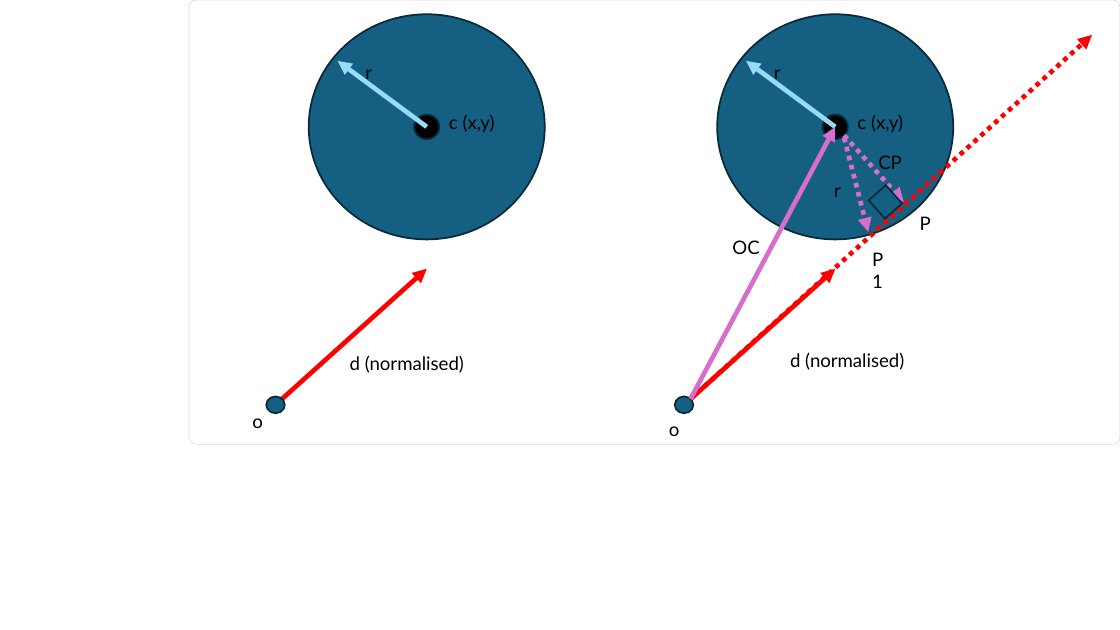
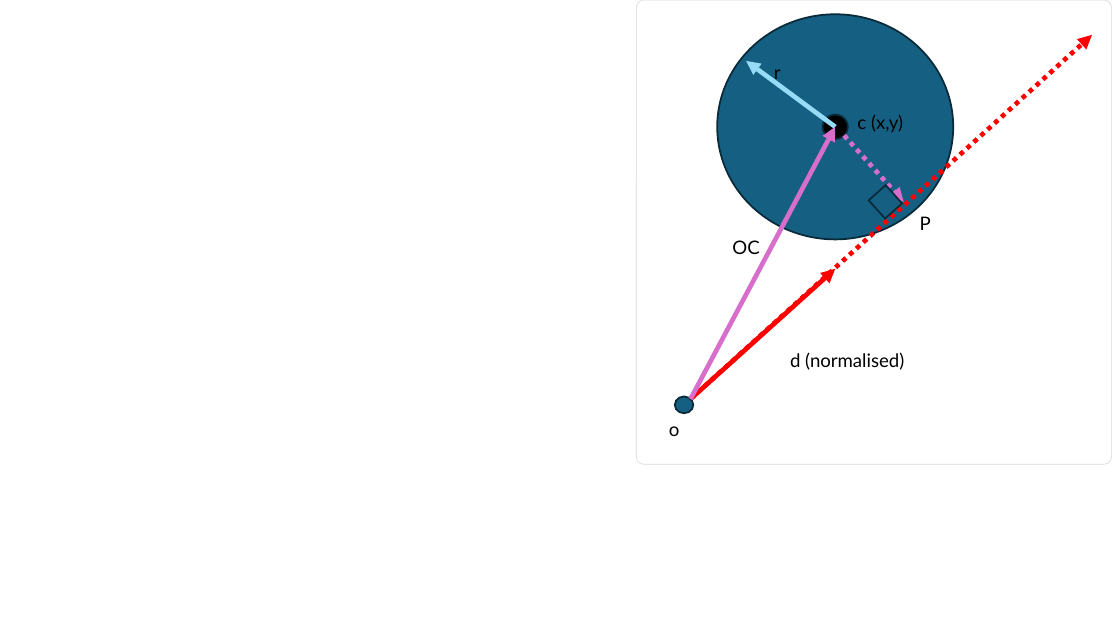
Before and after one commit to glassworks/course-raytracer-en, a slide deck: slide 12 of src/diagrams.pptx (slide 11 before the commit). Drawn at 1120x630 pixels with LibreOffice and Linux fonts; fonts in the diff are those of the drawing. Boxes give left, top, right and bottom in pixels: in the first picture for what was removed or moved away, otherwise in the second. Text is boxed around its words. In the diff, an @@ line names an element or a change of style, - is before the commit and + after.

```diff
--- a/src/diagrams.pptx
+++ b/src/diagrams.pptx
@@ ellipse removed at (308,14,544,239) @@
@@ rounded rectangle: place and size @@
-rounded rectangle at (189,0,1120,444)
+rounded rectangle at (637,0,1112,465)
@@ arrow removed from (427, 127) to (338, 61) @@
@@ text removed at (365,69,372,83) @@
-r
@@ ellipse removed at (414,114,439,139) @@
@@ text removed at (449,115,495,132) @@
-c (x,y)
@@ arrow removed from (844, 138) to (869, 232) @@
@@ text removed at (878,155,902,173) @@
-CP
@@ text removed at (834,187,841,197) @@
-r
@@ arrow removed from (282, 399) to (427, 269) @@
@@ text removed at (864,244,902,275) @@
-P1
@@ text removed at (350,355,464,373) @@
-d (normalised)
@@ text removed at (252,418,263,428) @@
-o
@@ ellipse removed at (266,397,285,413) @@
```
Also in this commit, not shown: 1 other slide changed, 2 slides added.
